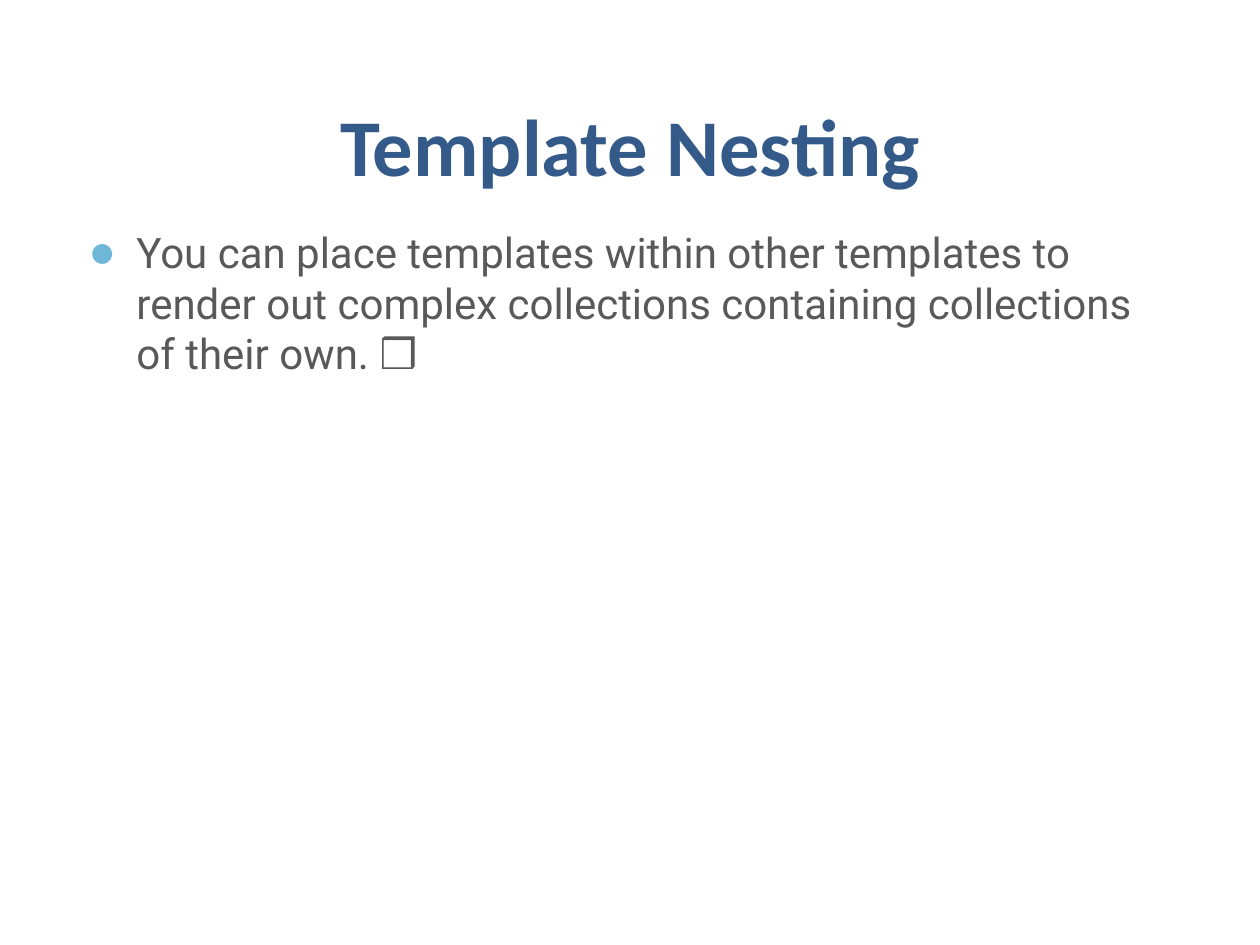
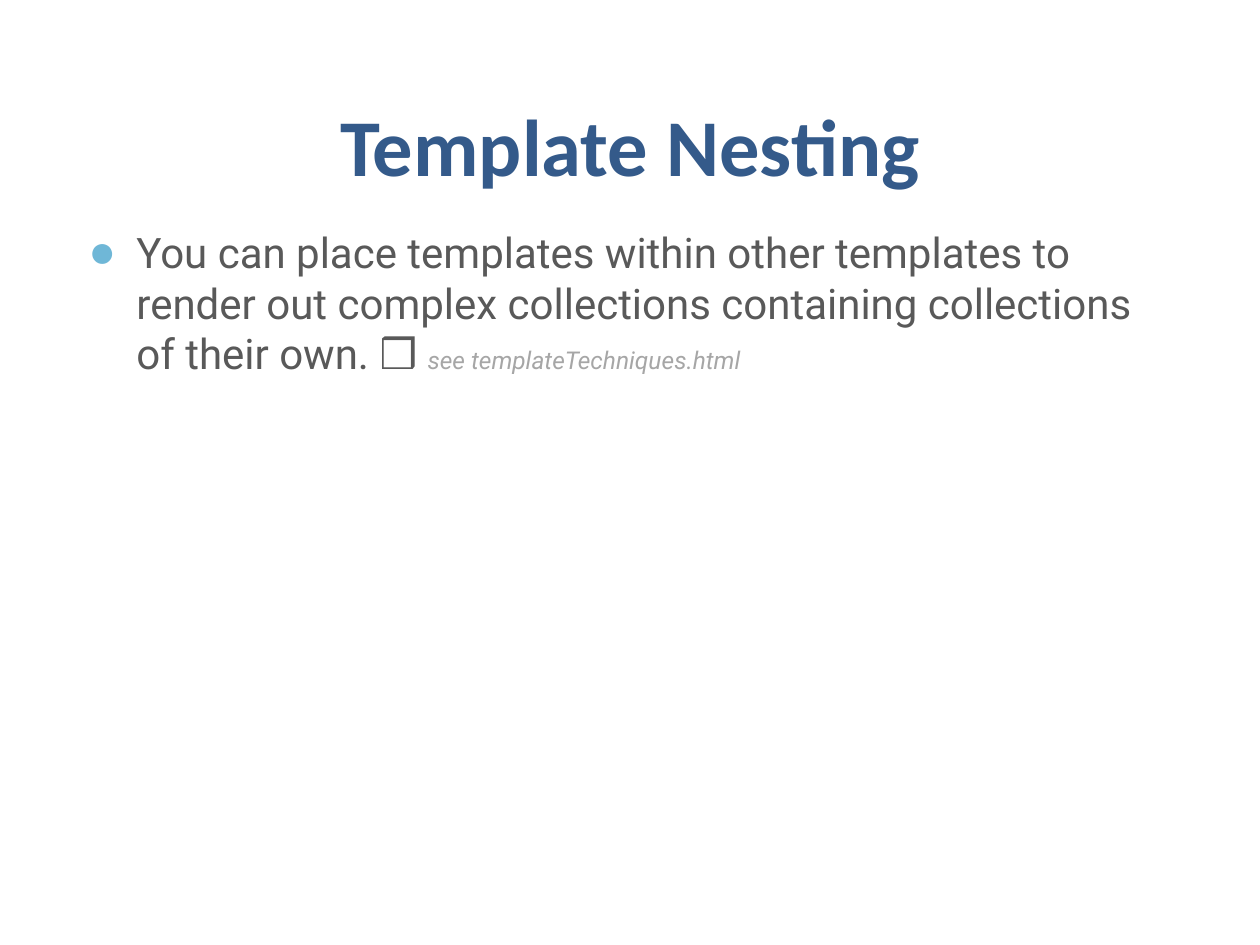
Before and after one commit to samnau/knockout-templating, a slide deck: slide 11 of Knockout Templating - slides.pptx (slide 13 before the commit). Drawn at 1260x945 pixels with LibreOffice and Linux fonts; fonts in the diff are those of the drawing; background and template pictures are left out. Boxes give left, top, right and bottom in pixels: in the first picture for what was removed or moved away, otherwise in the second. Text is boxed around its words. In the diff, an @@ line names an element or a change of style, - is before the commit and + after.

Commit message:
Added example citations to Powerpoint and renamed the template example file

```diff
--- a/Knockout Templating - slides.pptx
+++ b/Knockout Templating - slides.pptx
@@ text at (x1=136, y1=236, x2=1131, y2=374): text changed @@
-● You can place templates within other templates to render out complex collections containing collections of their own. ❒
+● You can place templates within other templates to render out complex collections containing collections of their own. ❒ see templateTechniques.html
```
Also in this commit, not shown: 9 other slides changed, 1 slide removed, 1 other file.
